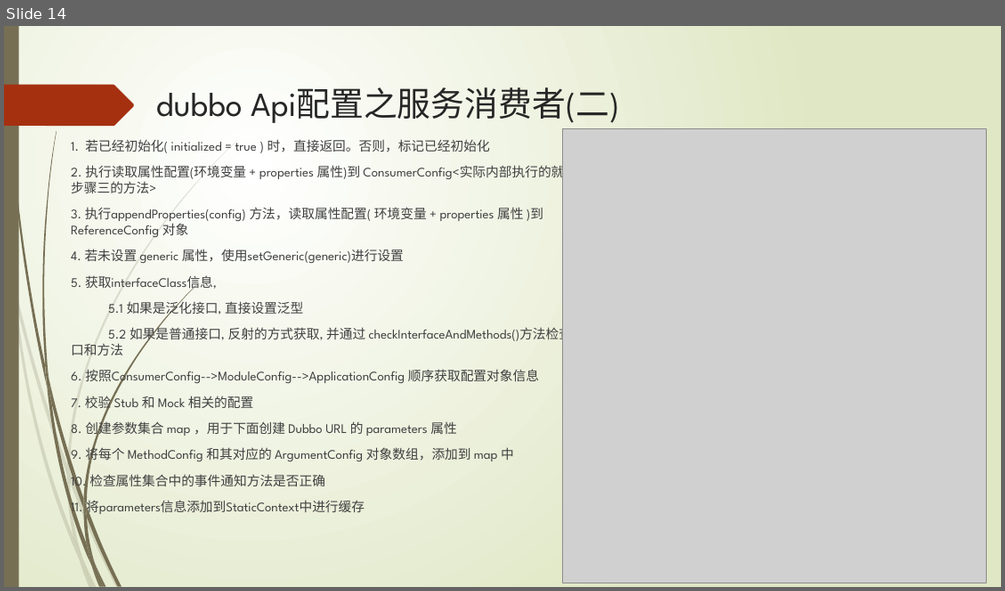
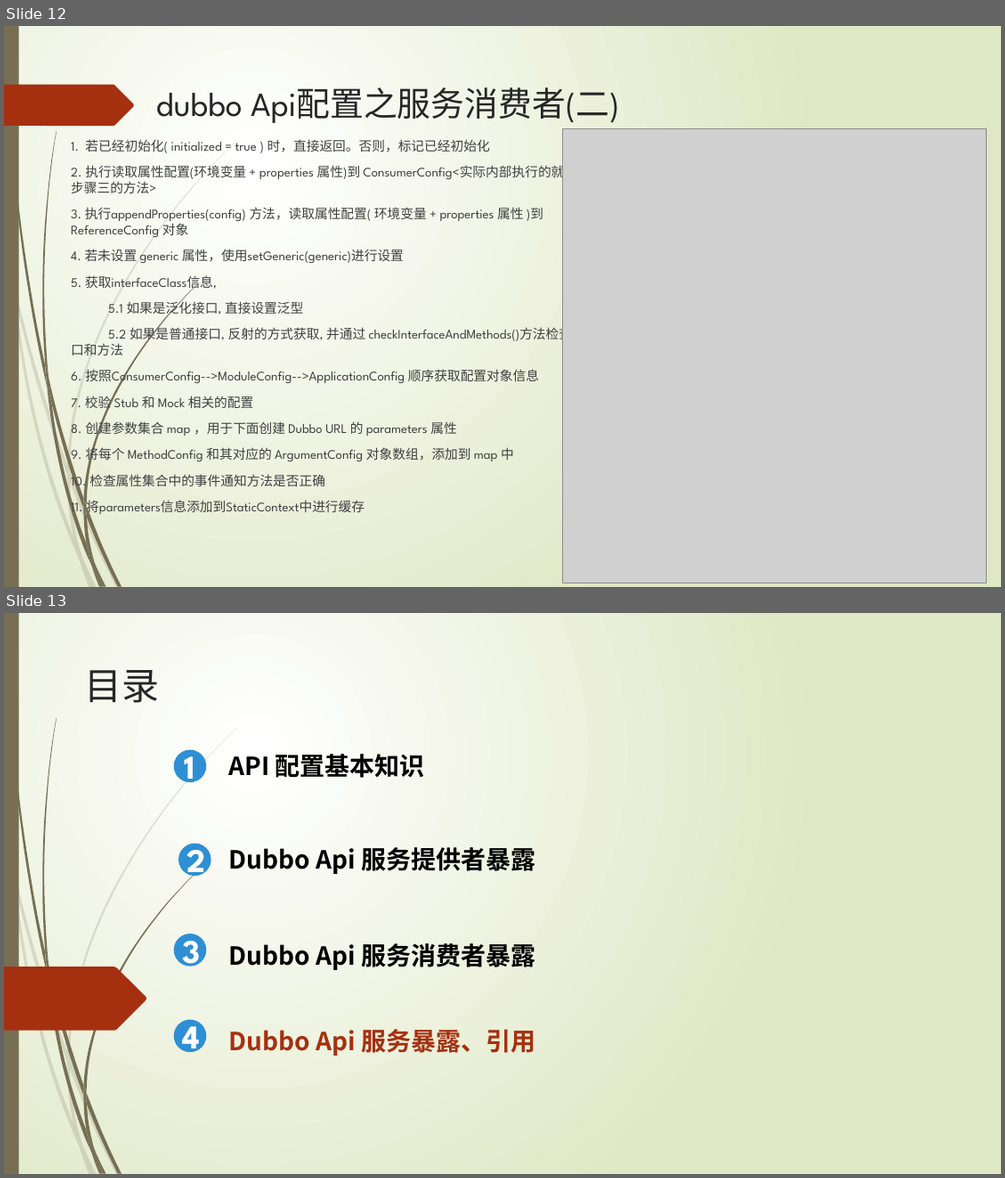
Before and after one commit to ityongman/Source_code_from-entry_to_giveup, a slide deck: dubbo/Dubbo 分析之API配置 v1.0 (二).pptx. Shown one above the other, each under a label of ours: slide 14 before the commit, slides 12 and 13 after it. The pictures are 1005x591 and 1005x1178 pixels, drawn with LibreOffice and Linux fonts; fonts in the diff are those of the drawing; grey boxes stand for pictures. Boxes give left, top, right and bottom in pixels: in the first picture for what was removed or moved away, otherwise in the second. Text is boxed around its words. In the diff, an @@ line names an element or a change of style, - is before the commit and + after.

Commit message:
添加dubbo服务暴露，引用对应解析ppt及图

```diff
--- a/dubbo/Dubbo 分析之API配置 v1.0 (二).pptx
+++ b/dubbo/Dubbo 分析之API配置 v1.0 (二).pptx
@@ slide 13 added at (4, 613, 1001, 1174), background gradient #FFFFFF to #DFE8C4; not listed: 23 template elements that a slide beside it also shows @@
@@ text added at (84, 670, 159, 703), 36 pt, text #262626 @@
+目录
@@ ellipse added at (174, 750, 207, 783), fill #2E8FD4 @@
@@ text added at (185, 749, 195, 782), 32 pt, text #FFFFFF, bold @@
+1
@@ text added at (229, 754, 425, 778), 24 pt, text #000000, bold @@
+API 配置基本知识
@@ ellipse added at (178, 844, 211, 876), fill #2E8FD4 @@
@@ text added at (187, 843, 206, 881), 32 pt, text #FFFFFF, bold @@
+2
@@ text added at (229, 847, 535, 874), 24 pt, text #000000, bold @@
+Dubbo Api 服务提供者暴露
@@ ellipse added at (174, 933, 207, 966), fill #2E8FD4 @@
@@ text added at (182, 933, 200, 966), 32 pt, text #FFFFFF, bold @@
+3
@@ text added at (229, 943, 535, 970), 24 pt, text #000000, bold @@
+Dubbo Api 服务消费者暴露
@@ freeform shape added at (4, 966, 146, 1030), fill #A53010 @@
@@ ellipse added at (174, 1020, 207, 1053), fill #2E8FD4 @@
@@ text added at (182, 1019, 200, 1052), 32 pt, text #FFFFFF, bold @@
+4
@@ text added at (229, 1029, 535, 1055), 24 pt, text #A53010, bold @@
+Dubbo Api 服务暴露、引用
@@ what was slide 14 is now slide 12 @@
```
Also in this commit, not shown: 6 slides changed, 4 other slides added, 6 other files.
